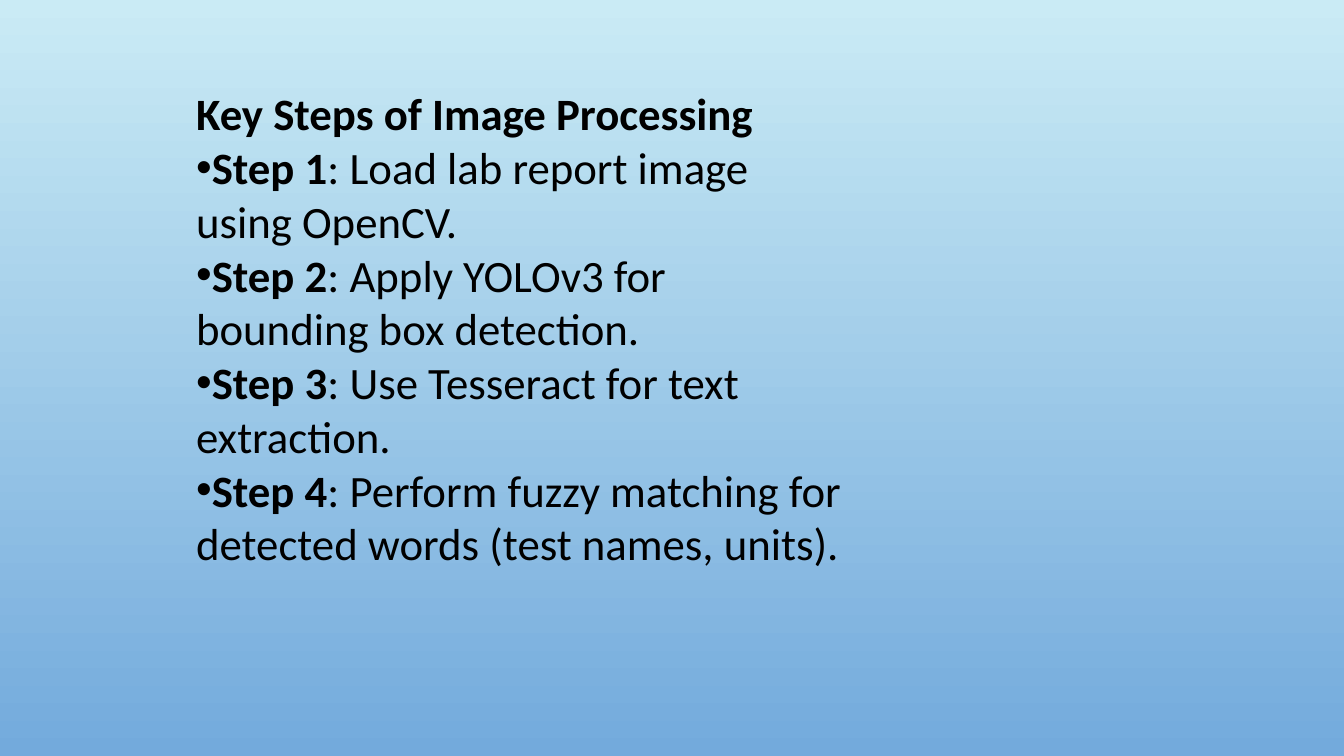
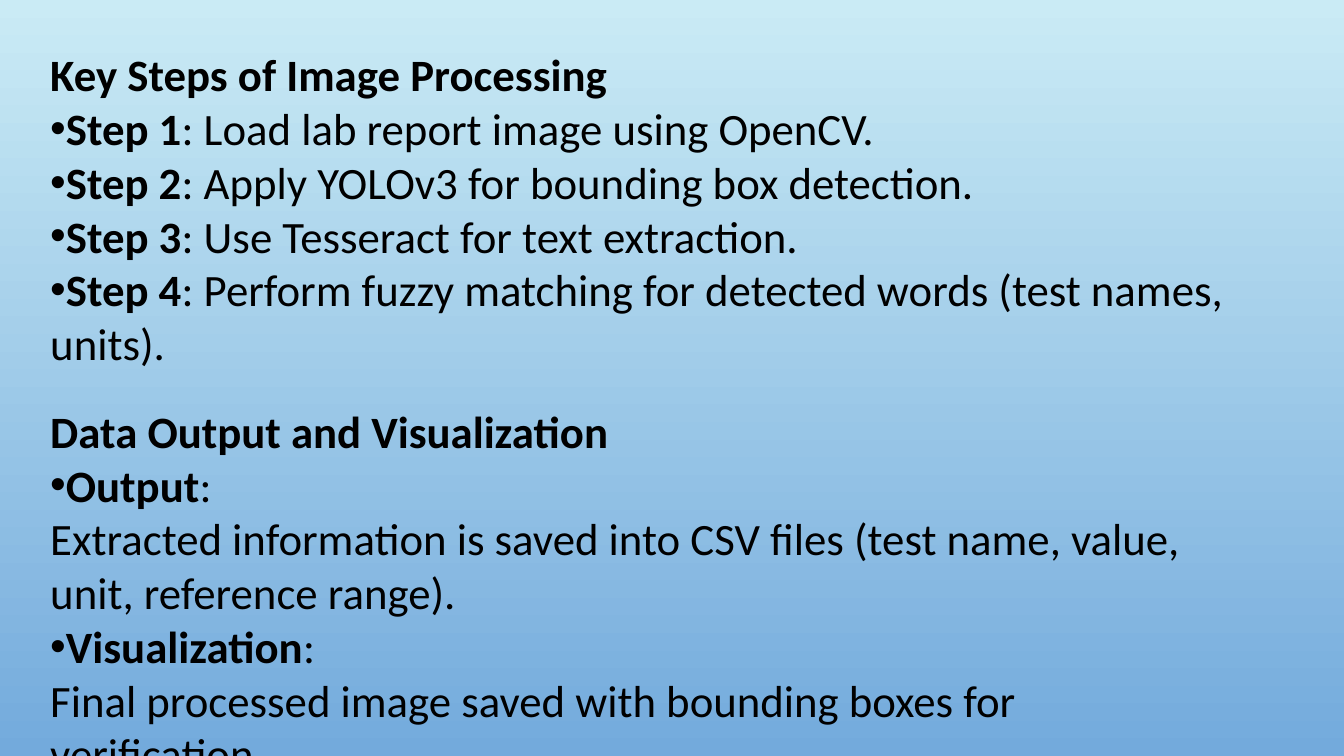
Before and after one commit to Hemamagam/Project-_10_AWS, a slide deck: slide 7 of OCR_Project/Project _10_AWS.pptx. Drawn at 1344x756 pixels with LibreOffice and Linux fonts; fonts in the diff are those of the drawing; background and template pictures are left out. Boxes give left, top, right and bottom in pixels: in the first picture for what was removed or moved away, otherwise in the second. Text is boxed around its words. In the diff, an @@ line names an element or a change of style, - is before the commit and + after.

```diff
--- a/OCR_Project/Project _10_AWS.pptx
+++ b/OCR_Project/Project _10_AWS.pptx
@@ text "Key Steps of Image Processing" rewrapped from <box>196,98,841,566</box> to <box>50,59,1223,366</box> @@
@@ text added at <box>50,416,1179,725</box>, 32 pt, text #000000 @@
+Data Output and Visualization
+• Output:
+  Extracted information is saved into CSV files (test name, value, unit, reference range).
+• Visualization:
+  Final processed image saved with bounding boxes for verification.
```
Also in this commit, not shown: 2 slides removed.
